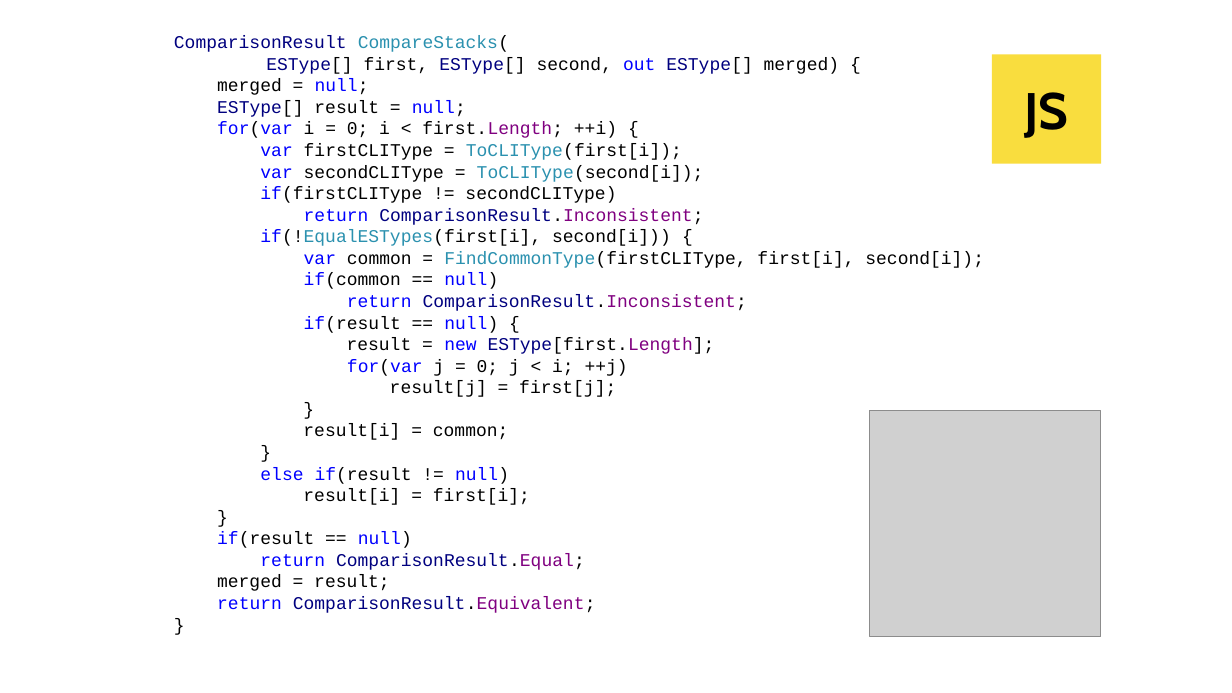
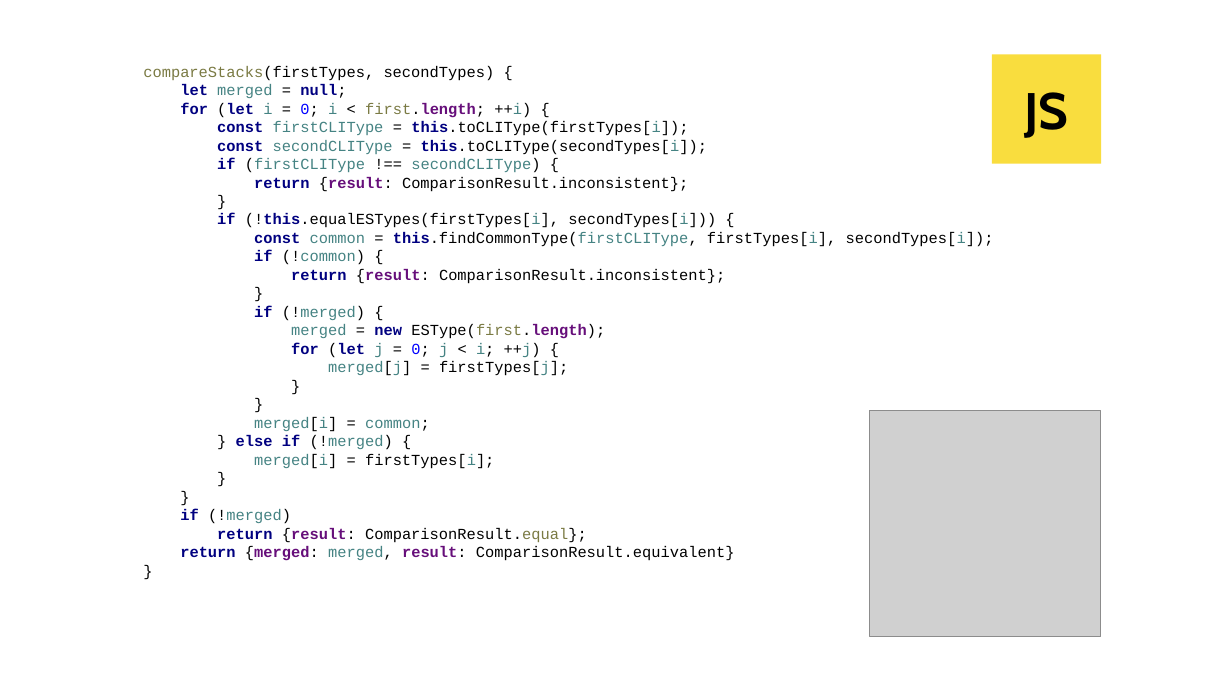
Before and after one commit to kontur-courses/clean-code, a slide deck: slide 48 of clean-code.pptx (slide 45 before the commit). Drawn at 1232x693 pixels with LibreOffice and Linux fonts; fonts in the diff are those of the drawing; grey boxes stand for pictures. Boxes give left, top, right and bottom in pixels: in the first picture for what was removed or moved away, otherwise in the second. Text is boxed around its words. In the diff, an @@ line names an element or a change of style, - is before the commit and + after.

```diff
--- a/clean-code.pptx
+++ b/clean-code.pptx
@@ text at box(143, 66, 994, 561): text changed; size 14 to 12 pt @@
-ComparisonResult CompareStacks(
-ESType[] first, ESType[] second, out ESType[] merged) {
-merged = null;
-ESType[] result = null;
-for(var i = 0; i < first.Length; ++i) {
-var firstCLIType = ToCLIType(first[i]);
-var secondCLIType = ToCLIType(second[i]);
-if(firstCLIType != secondCLIType)
-return ComparisonResult.Inconsistent;
-if(!EqualESTypes(first[i], second[i])) {
-var common = FindCommonType(firstCLIType, first[i], second[i]);
-if(common == null)
-return ComparisonResult.Inconsistent;
-if(result == null) {
-result = new ESType[first.Length];
-for(var j = 0; j < i; ++j)
-result[j] = first[j];
-}
-result[i] = common;
-}
-else if(result != null)
-result[i] = first[i];
-}
-if(result == null)
-return ComparisonResult.Equal;
-merged = result;
-return ComparisonResult.Equivalent;
-}
+compareStacks(firstTypes, secondTypes) {
+let merged = null;
+for (let i = 0; i < first.length; ++i) {
+const firstCLIType = this.toCLIType(firstTypes[i]);
+const secondCLIType = this.toCLIType(secondTypes[i]);
+if (firstCLIType !== secondCLIType) {
+return {result: ComparisonResult.inconsistent};
+}
+if (!this.equalESTypes(firstTypes[i], secondTypes[i])) {
+const common = this.findCommonType(firstCLIType, firstTypes[i], secondTypes[i]);
+if (!common) {
+return {result: ComparisonResult.inconsistent};
+}
+if (!merged) {
+merged = new ESType(first.length);
+for (let j = 0; j < i; ++j) {
+merged[j] = firstTypes[j];
+}
+}
+merged[i] = common;
+} else if (!merged) {
+merged[i] = firstTypes[i];
+}
+}
+if (!merged)
+return {result: ComparisonResult.equal};
+return {merged: merged, result: ComparisonResult.equivalent}
+}
```
Also in this commit, not shown: 15 other slides changed, 7 slides added, 3 slides removed, 7 other files.
